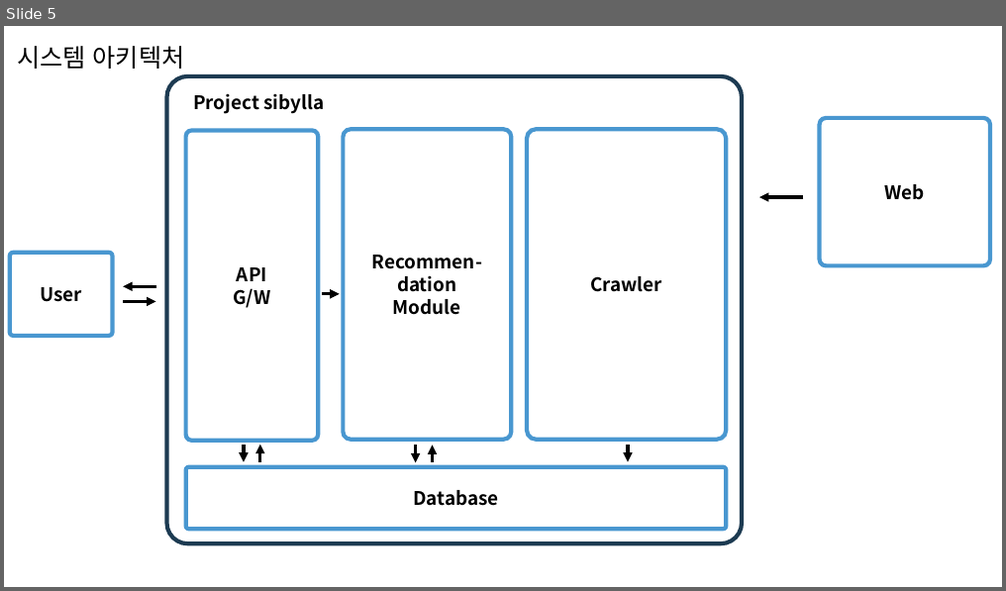
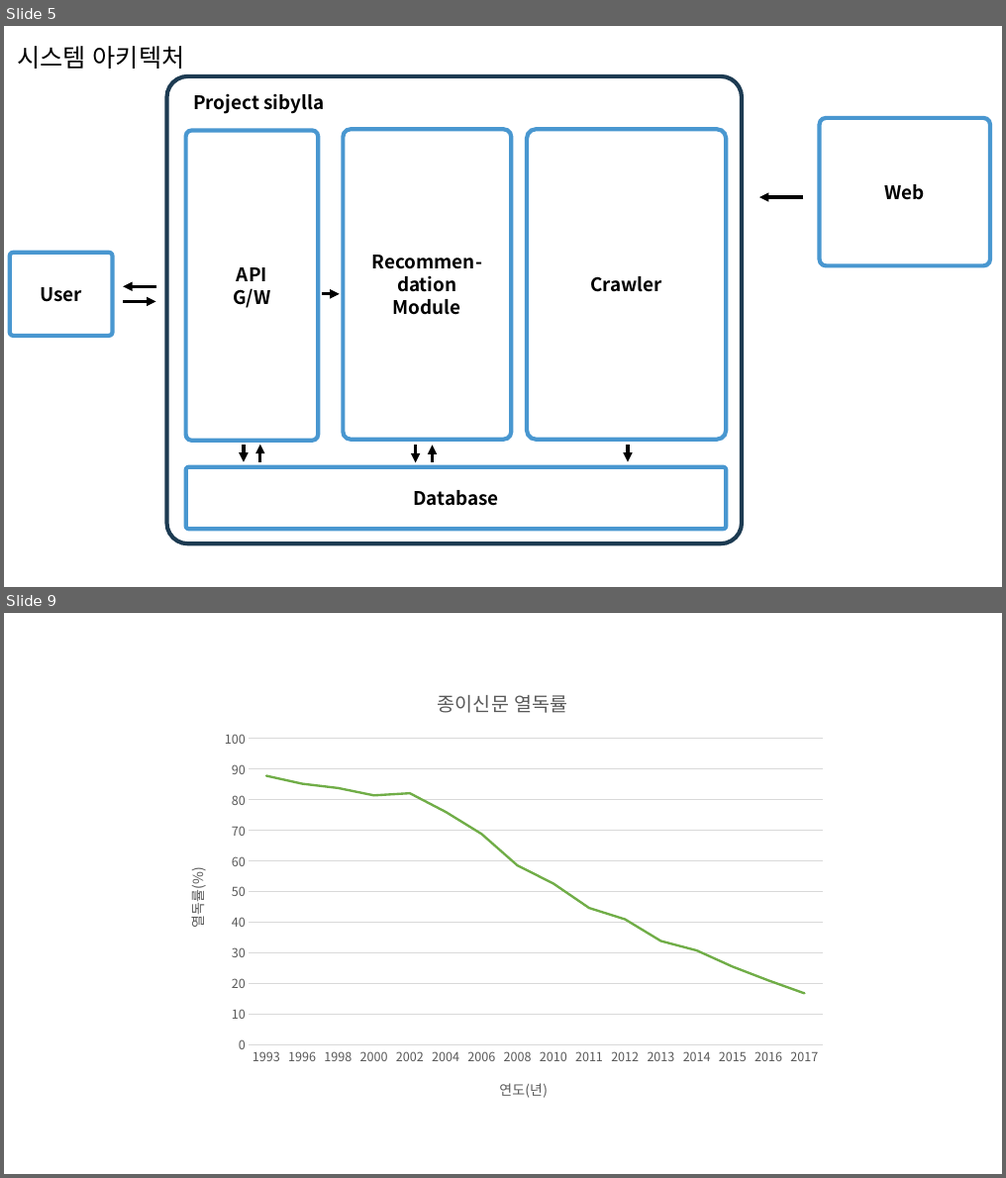
Before and after one commit to Laterality/sibylla, a slide deck: docs/raws/diagrams.pptx. Shown one above the other, each under a label of ours: slide 5 before the commit, slides 5 and 9 after it; the slides between them are not shown. The pictures are 1006x591 and 1006x1178 pixels, drawn with LibreOffice and Linux fonts; fonts in the diff are those of the drawing. Boxes give left, top, right and bottom in pixels: in the first picture for what was removed or moved away, otherwise in the second. Text is boxed around its words. In the diff, an @@ line names an element or a change of style, - is before the commit and + after.

```diff
--- a/docs/raws/diagrams.pptx
+++ b/docs/raws/diagrams.pptx
@@ slide 9 added at [4, 613, 1002, 1174], background #FFFFFF @@
@@ line chart added at [170, 672, 836, 1116] @@
+title "종이신문 열독률 "
+categories: 1993, 1996, 1998, 2000, 2002, 2004, 2006, 2008, 2010, 2011, 2012, 2013, 2014, 2015, 2016, 2017
+Series 1: 88, 85, 84, 81, 82, 76, 69, 58, 53, 45, 41, 34, 31, 25, 21, 17
```
Also in this commit, not shown: 2 slides changed, 2 other slides added, 1 slide removed, 2 other files.
